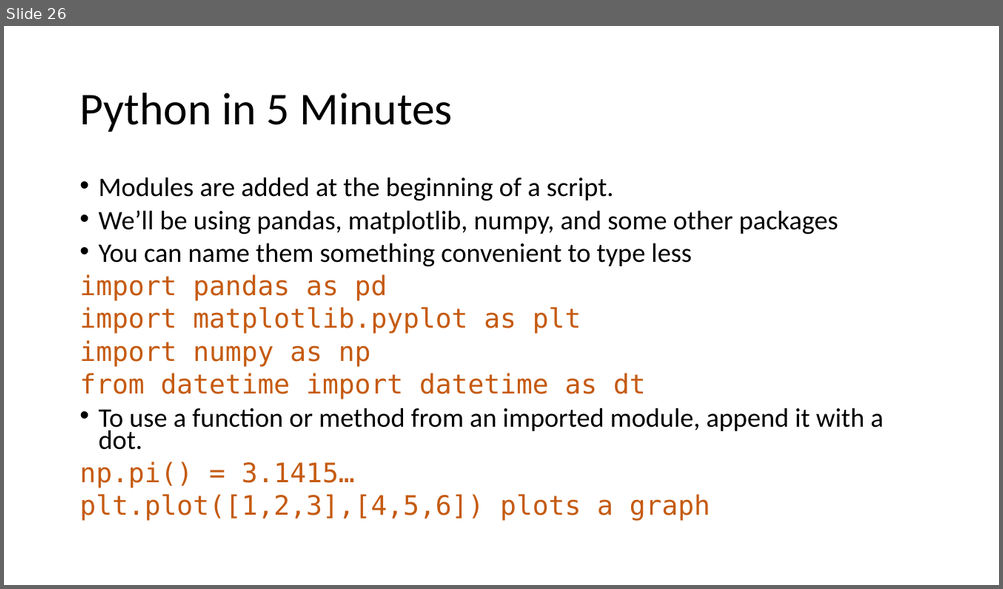
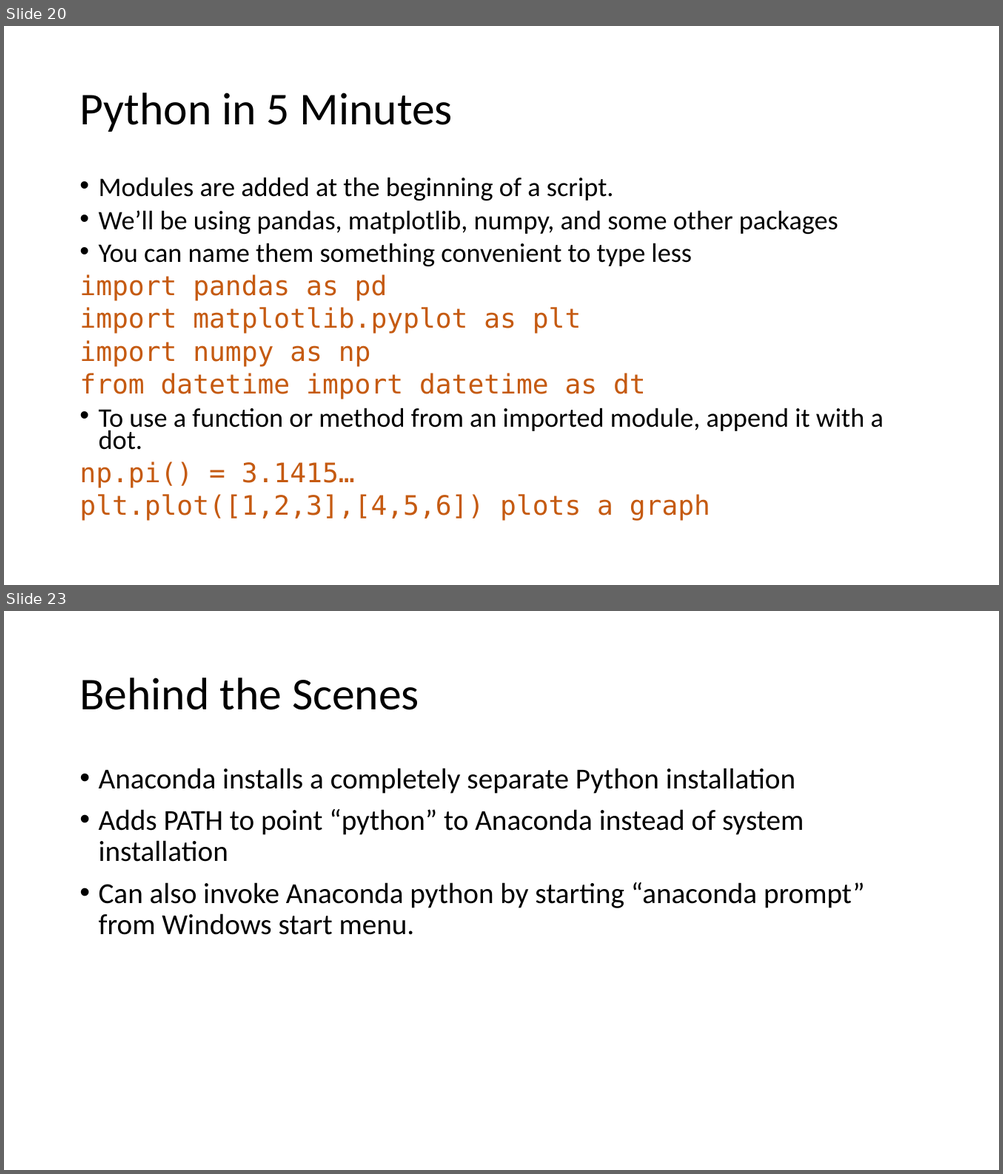
Before and after one commit to LimnoTech/Python-Data-Analysis-Course, a slide deck: Day1/IntroToPython/IntroToPython.pptx. Shown one above the other, each under a label of ours: slide 26 before the commit, slides 20 and 23 after it; the slides between them are not shown. The pictures are 1003x589 and 1003x1174 pixels, drawn with LibreOffice and Linux fonts; fonts in the diff are those of the drawing. Boxes give left, top, right and bottom in pixels: in the first picture for what was removed or moved away, otherwise in the second. Text is boxed around its words. In the diff, an @@ line names an element or a change of style, - is before the commit and + after.

```diff
--- a/Day1/IntroToPython/IntroToPython.pptx
+++ b/Day1/IntroToPython/IntroToPython.pptx
@@ slide 23 added at (4, 611, 999, 1170), background #FFFFFF @@
@@ title added at (79, 678, 419, 710), 44 pt, text #000000 @@
+Behind the Scenes
@@ text added at (99, 768, 865, 935), 28 pt, text #000000 @@
+• Anaconda installs a completely separate Python installation
+• Adds PATH to point “python” to Anaconda instead of system installation
+• Can also invoke Anaconda python by starting “anaconda prompt” from Windows start menu.
@@ what was slide 26 is now slide 20 @@
```
Also in this commit, not shown: 7 slides changed, 9 other slides added, 3 slides removed, 1 other file.
